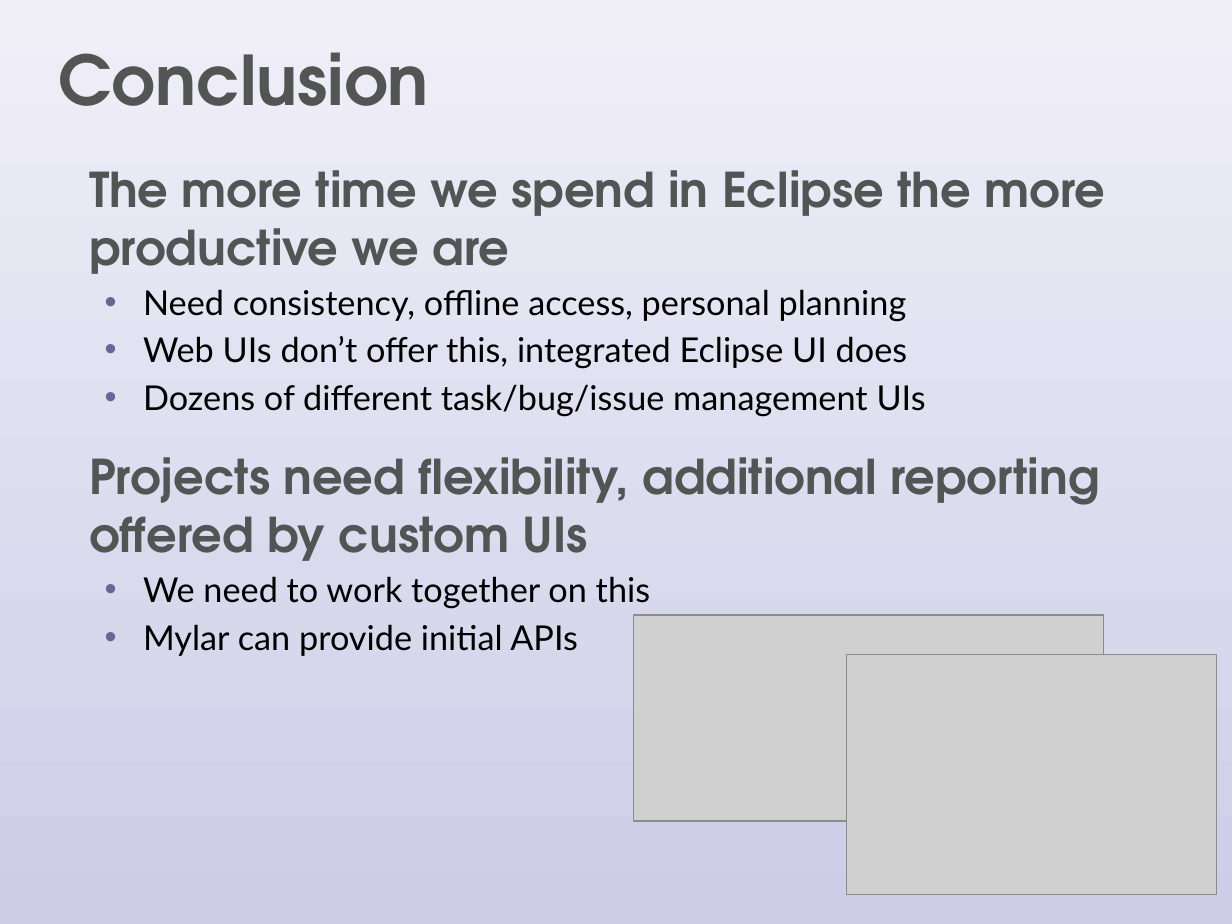
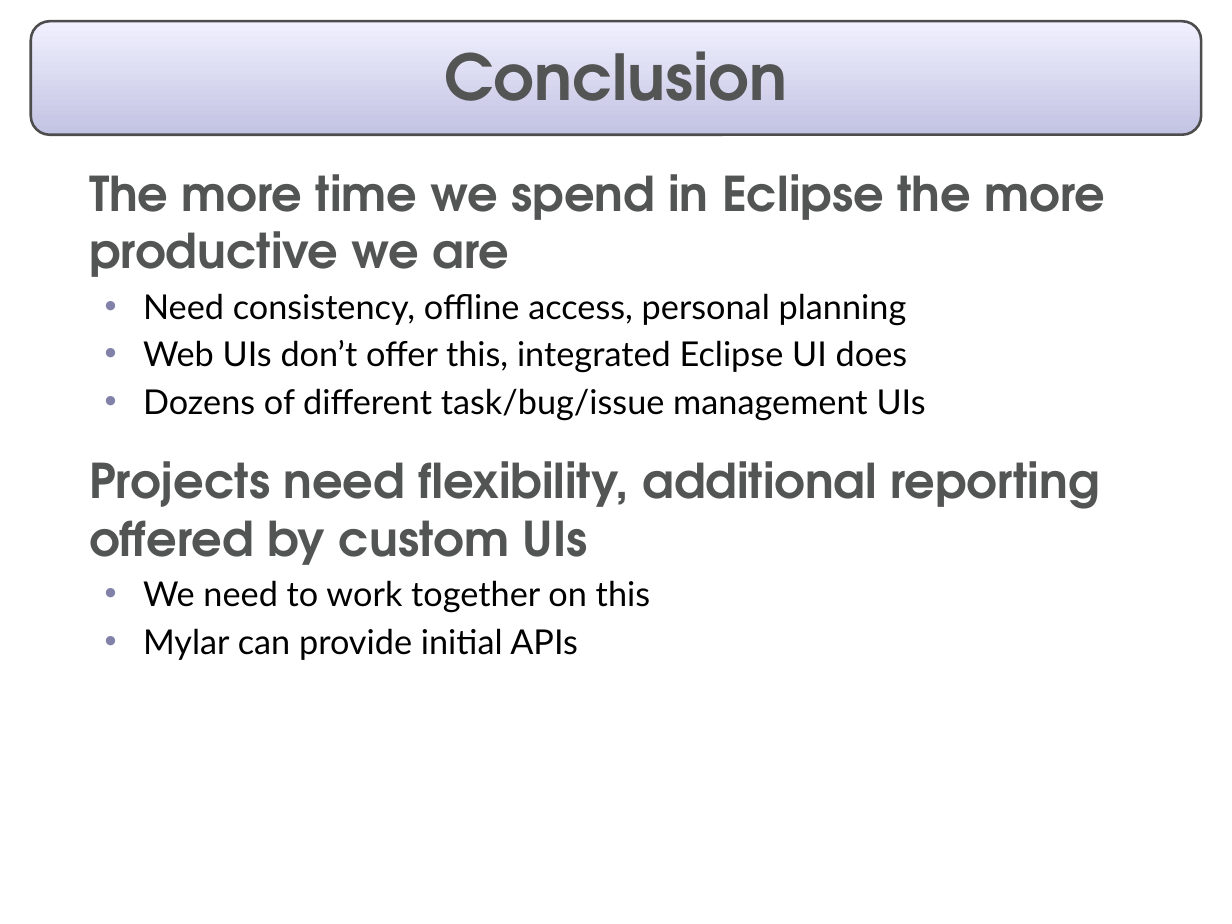
Before and after one commit to eclipse-mylyn/mylyn-website, a slide deck: slide 18 of publications/2006-03-mylar-eclipsecon.ppt (slide 17 before the commit). Drawn at 1232x924 pixels with LibreOffice and Linux fonts; fonts in the diff are those of the drawing; grey boxes stand for pictures. Boxes give left, top, right and bottom in pixels: in the first picture for what was removed or moved away, otherwise in the second. Text is boxed around its words. In the diff, an @@ line names an element or a change of style, - is before the commit and + after.

Commit message:
Progress on: prepare eclipsecon talk and slides

```diff
--- a/publications/2006-03-mylar-eclipsecon.ppt
+++ b/publications/2006-03-mylar-eclipsecon.ppt
@@ rectangle removed at bbox=[0, 0, 1232, 924] @@
@@ rounded rectangle added at bbox=[31, 21, 1201, 134], fill gradient #F0F0FF to #C3C3E3, outline #4D4D4D 1.5 pt @@
@@ title "Conclusion": place and size @@
-title "Conclusion" at bbox=[58, 52, 429, 106]
+title "Conclusion" at bbox=[445, 51, 788, 101]
@@ title "Conclusion" at bbox=[445, 51, 788, 101]: size 40 to 37 pt; alignment left to centre @@
@@ text at bbox=[143, 293, 926, 660]: bullet colour #666699 to #8181A9 @@
@@ picture removed at bbox=[633, 615, 1104, 821] @@
@@ picture removed at bbox=[846, 654, 1217, 894] @@
```
Also in this commit, not shown: 13 other slides changed, 6 slides added, 5 slides removed, 1 other file.
